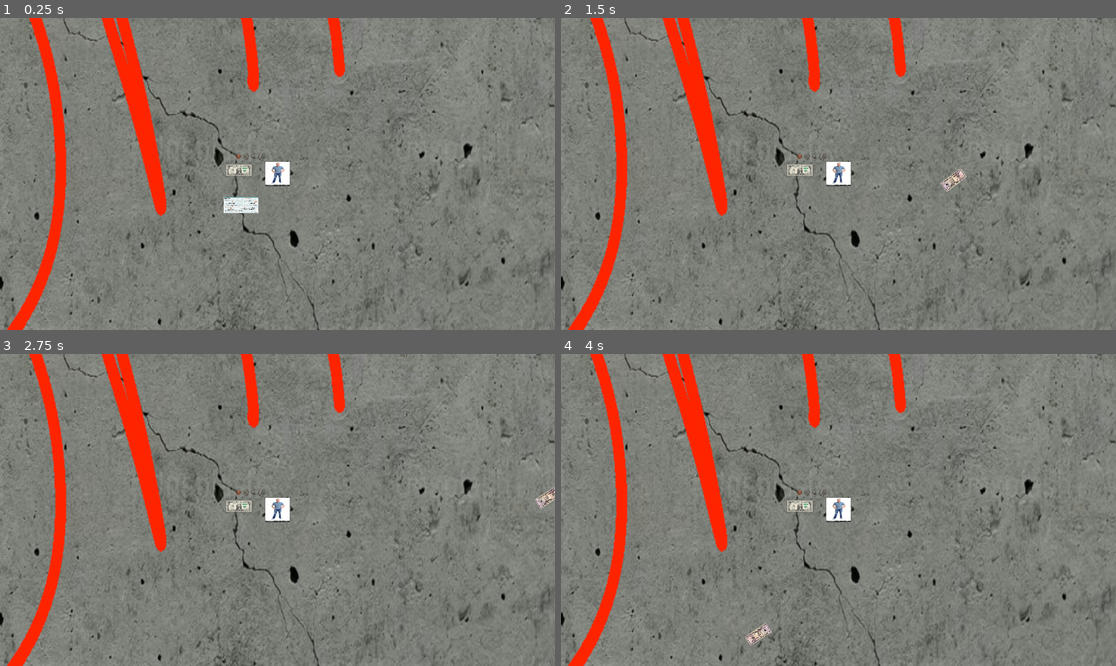
Above: before the commit, frames 1-4 (two rows, left to right).
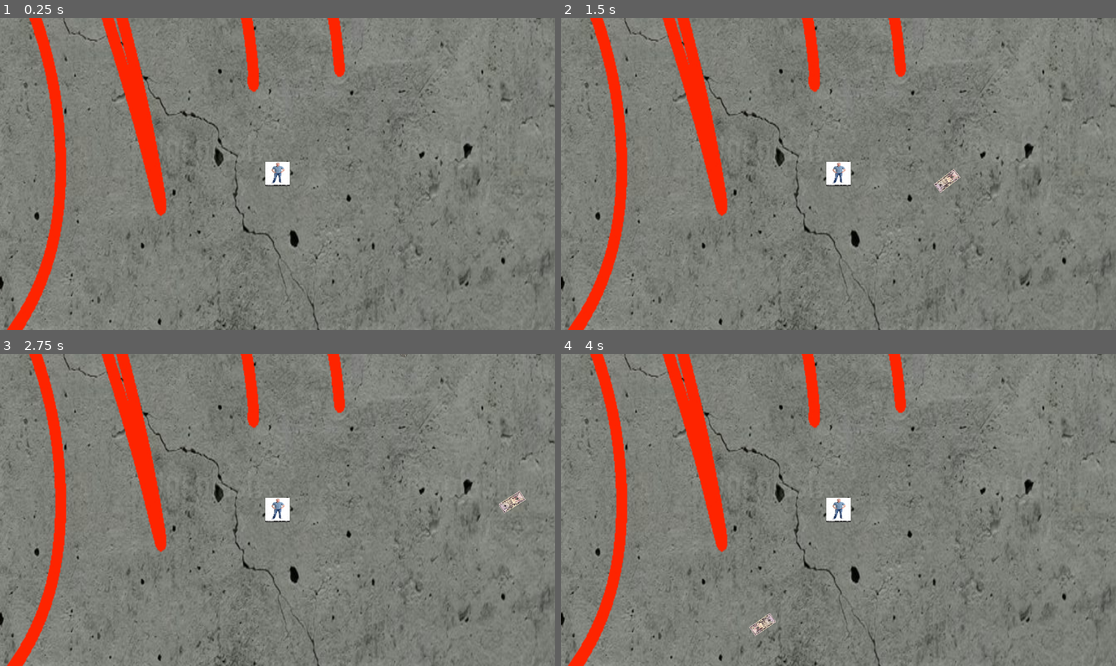
Above: after the commit, the same moments.

Repository: agreene5/Loads-O-Money
Game: Godot game, scene res://gameplay_scene.tscn
The game is run twice, just before and just after one commit, with the same random seed, the same clock (stepped at 60 frames per second) and the same inputs.
Inputs (mouse positions are in pixels of both pictures, inside the frame that each line leads up to):
- Up to frame 1 (0.25 s): no input
- Up to frame 2 (1.5 s): tap Enter at 0.5 s; move the mouse to (960, 158) at 0.52 s; tap E at 0.6, 1.35 s; click (960, 158) at 0.67 s; move the mouse to (727, 189) at 1.27 s; click (727, 189) at 1.42 s
- Up to frame 3 (2.75 s): move the mouse to (333, 441) at 2.02 s; tap E at 2.1 s; click (333, 441) at 2.17 s
- Up to frame 4 (4 s): move the mouse to (810, 572) at 2.77 s; tap E at 2.85, 3.6 s; click (810, 572) at 2.92 s; move the mouse to (1005, 556) at 3.52 s; click (1005, 556) at 3.67 s

The runs differ from the first frame. In frame 1, 0.5% of the frame differs, in the area x 40-48%, y 43-63%; in frame 2, 0.4%; in frame 3, 0.4%; in frame 4, 0.4%.

Commit message:
Finished All Character Shots
Character Shot Programmer Role is Complete!

Diff:
--- a/Global_Variables.gd
+++ b/Global_Variables.gd
@@ -3,8 +3,10 @@
 
 var deceleration = 5.0 # Defines deceleration of bullets over time (if you're using a rigidbody2D you can use the damp value under the Linear tab instead
 
-var money = 10000.0 # Defines the players money value (default value starts at $10)
+var money = 100000.0 # Defines the players money value (default value starts at $10)
 
 var Coin_Variant = 3  # Determines the coin variant the user has | 0: Penny, 1: Nickel, 2: Dime, 3: Quarter
 
-var Dollar_Variant = 3
+var Dollar_Variant = 3 # Determines the dollar variant the user has | 0: Washington, 1: Lincoln, 2: Jackson, 3: Grant
+
+var Check_Variant = 3 # Determines the check variant the user has | 0: $100 Check, 1: $200 Check, 2: $500 Check, 3: $1000 CHeck
--- /dev/null
+++ b/Player_Check_Shot.gd
@@ -0,0 +1,24 @@
+# Defines stats and properties of the check shot
+
+extends RigidBody2D
+
+@export var initial_velocity = 150.0
+var despawn_timer = Timer.new()
+
+func _ready():
+	# Setup the despawn timer
+	add_child(despawn_timer)
+	despawn_timer.wait_time = 5
+	despawn_timer.one_shot = true
+	despawn_timer.timeout.connect(_on_despawn_timer_timeout)
+	despawn_timer.start()
+
+	# Disable gravity
+	gravity_scale = 0
+
+func set_initial_direction(direction: Vector2):
+	# Set the initial velocity based on the direction given
+	linear_velocity = direction * initial_velocity
+
+func _on_despawn_timer_timeout():
+	queue_free()  # Despawns the coin scene
--- a/Player_Shot_Script.gd
+++ b/Player_Shot_Script.gd
@@ -9,24 +9,24 @@
 var CoinShotDime = preload("res://player_dime_coin_shot.tscn")
 var CoinShotQuarter = preload("res://player_quarter_coin_shot.tscn")
 
-var DollarShotWashington = preload("res://player_dollar_shot.tscn")
+var DollarShotWashington = preload("player_washington_dollar_shot.tscn")
 var DollarShotLincoln = preload("res://player_lincoln_dollar_shot.tscn")
 var DollarShotJackson = preload("res://player_jackson_dollar_shot.tscn")
 var DollarShotGrant = preload("res://player_grant_dollar_shot.tscn")
 
-# var CheckShot100 = preload()
-# var CheckShot200 = preload()
-# var CheckShot500 = preload()
-# var CheckShot1000 = preload()
+var CheckShot100 = preload("res://player_100_check_shot.tscn")
+var CheckShot200 = preload("res://player_200_check_shot.tscn")
+var CheckShot500 = preload("res://player_500_check_shot.tscn")
+var CheckShot1000 = preload("res://player_1000_check_shot.tscn")
 
 var Coin_Variant = Global_Variables.Coin_Variant
-var coin_costs = [0.01, 0.05, 0.10, 0.01] # Determines the cost per shot of each coin
+var coin_costs = [0.01, 0.05, 0.10, 0.25] # Determines the cost per shot of each coin
 
 var Dollar_Variant = Global_Variables.Dollar_Variant
-var dollar_costs = [1, 10, 20 ,50]
+var dollar_costs = [1.0, 10.0, 20.0, 50.0]
 
-#var Check_Variant
-#var check_costs
+var Check_Variant = Global_Variables.Check_Variant
+var check_costs = [100.0, 200.0, 500.0, 1000.0]
 
 enum ShotType {COIN, DOLLAR, CHECK}
 var current_shot_type = ShotType.COIN  # Start with coin type as default
@@ -94,10 +94,19 @@
 
 
 		ShotType.CHECK:
-			#
-			#
-			#
-			_handle_check_shot()
+			var check_type
+			var cost = check_costs[Check_Variant]
+			match Coin_Variant:
+				0:
+					check_type = CheckShot100
+				1:
+					check_type = CheckShot200
+				2:
+					check_type = CheckShot500
+				3:
+					check_type = CheckShot1000
+			_handle_check_shot(check_type, cost)
+
 
 func get_fire_rate():
 	match current_shot_type:
@@ -141,9 +150,22 @@
 
 		get_tree().current_scene.add_child(dollar_instance)
 
-func _handle_check_shot():
-	# Check shot code
-	pass
+func _handle_check_shot(check_type, cost):
+	if money >= cost:
+		money -= cost
+		var check_instance = check_type.instantiate()
+		var parent = get_parent()
+
+		var player_sprite = parent.get_node("Player_Sprite") # Shooting in relation to the player sprite location
+		check_instance.global_position = player_sprite.global_position
+
+		var click_position = get_global_mouse_position()
+		var direction = (click_position - player_sprite.global_position).normalized()
+
+		check_instance.rotation = direction.angle()
+		check_instance.set_initial_direction(direction)
+
+		get_tree().current_scene.add_child(check_instance)
 
 func cycle_shot_type():
 	# Cycle through the shot types (Coin, Dollar, Check)
--- a/gameplay_scene.tscn
+++ b/gameplay_scene.tscn
@@ -1,17 +1,8 @@
-[gd_scene load_steps=15 format=3 uid="uid://vm8yx62q6wh5"]
+[gd_scene load_steps=6 format=3 uid="uid://vm8yx62q6wh5"]
 
 [ext_resource type="Texture2D" uid="uid://dj4up8gtgfwbw" path="res://Temp_Assets/Temp_Map_Assets/Temp_Map_Tileset.png" id="1_eajuk"]
 [ext_resource type="Texture2D" uid="uid://h7eog28ofuyg" path="res://Temp_Assets/Temp_Map_Assets/Temp_Map_Tileset_Ground.jpg" id="1_iiysw"]
 [ext_resource type="PackedScene" uid="uid://by1ubyds8mqk3" path="res://player.tscn" id="3_lkgqa"]
-[ext_resource type="PackedScene" uid="uid://ct684ok6i8ill" path="res://player_nickel_coin_shot.tscn" id="7_r8t6c"]
-[ext_resource type="PackedScene" uid="uid://gugithma0iqw" path="res://player_penny_coin_shot.tscn" id="8_6ybx3"]
-[ext_resource type="PackedScene" path="res://player_dime_coin_shot.tscn" id="8_cbpif"]
-[ext_resource type="PackedScene" uid="uid://cpju1pigh4exx" path="res://player_dollar_shot.tscn" id="9_la0fr"]
-[ext_resource type="PackedScene" uid="uid://c0n57iajvvms4" path="res://player_quarter_coin_shot.tscn" id="9_xbamm"]
-[ext_resource type="PackedScene" uid="uid://cpvjf3txvtbpg" path="res://player_lincoln_dollar_shot.tscn" id="10_1hsph"]
-[ext_resource type="PackedScene" uid="uid://na1amkbfo47n" path="res://player_check_shot.tscn" id="10_5nx84"]
-[ext_resource type="PackedScene" uid="uid://bgmgvk64bwrhs" path="res://player_jackson_dollar_shot.tscn" id="11_yjfnb"]
-[ext_resource type="PackedScene" uid="uid://csowyuhg1tqi" path="res://player_grant_dollar_shot.tscn" id="12_saat5"]
 
 [sub_resource type="TileSetAtlasSource" id="TileSetAtlasSource_pvulg"]
 texture = ExtResource("1_eajuk")
@@ -485,27 +476,3 @@
 
 [node name="Player" parent="." instance=ExtResource("3_lkgqa")]
 position = Vector2(666, 321)
-
-[node name="Player_Penny_Coin_Shot" parent="." instance=ExtResource("8_6ybx3")]
-position = Vector2(585, 285)
-
-[node name="Player_Dollar_Shot" parent="." instance=ExtResource("9_la0fr")]
-position = Vector2(586, 313)
-
-[node name="Player_Check_Shot" parent="." instance=ExtResource("10_5nx84")]
-position = Vector2(590, 357)
-
-[node name="Player_Nickel_Coin_Shot" parent="." instance=ExtResource("7_r8t6c")]
-position = Vector2(600.68, 285)
-
-[node name="Player_Dime_Coin_Shot" parent="." instance=ExtResource("8_cbpif")]
-position = Vector2(616, 286)
-
-[node name="Player_Quarter_Coin_Shot" parent="." instance=ExtResource("9_xbamm")]
-position = Vector2(633.395, 286)
-
-[node name="Player_Lincoln_Dollar_Shot" parent="." instance=ExtResource("10_1hsph")]
-
-[node name="Player_Jackson_Dollar_Shot" parent="." instance=ExtResource("11_yjfnb")]
-
-[node name="Player_Grant_Dollar_Shot" parent="." instance=ExtResource("12_saat5")]
--- /dev/null
+++ b/player_1000_check_shot.tscn
@@ -0,0 +1,20 @@
+[gd_scene load_steps=4 format=3 uid="uid://cfkg8f4woeshj"]
+
+[ext_resource type="Script" path="res://Player_Check_Shot.gd" id="1_6ktl8"]
+[ext_resource type="Texture2D" uid="uid://doi0jq4r1xh8o" path="res://Temp_Assets/Temp_Character_Assets/Temp_1000Check_Projectile.png" id="1_ynsx4"]
+
+[sub_resource type="RectangleShape2D" id="RectangleShape2D_0x6im"]
+
+[node name="Player_1000_Check_Shot" type="RigidBody2D"]
+collision_layer = 2
+collision_mask = 2
+mass = 30.0
+script = ExtResource("1_6ktl8")
+
+[node name="Player_1000_Check_Shot_Sprite" type="Sprite2D" parent="."]
+scale = Vector2(0.24, 0.36)
+texture = ExtResource("1_ynsx4")
+
+[node name="CollisionShape2D" type="CollisionShape2D" parent="."]
+scale = Vector2(8.72, 5.96)
+shape = SubResource("RectangleShape2D_0x6im")
--- /dev/null
+++ b/player_100_check_shot.tscn
@@ -0,0 +1,20 @@
+[gd_scene load_steps=4 format=3 uid="uid://na1amkbfo47n"]
+
+[ext_resource type="Script" path="res://Player_Check_Shot.gd" id="1_0aam1"]
+[ext_resource type="Texture2D" uid="uid://16frs63ik45w" path="res://Temp_Assets/Temp_Character_Assets/Temp_100Check_Projectile.png" id="1_duu2f"]
+
+[sub_resource type="RectangleShape2D" id="RectangleShape2D_dga3a"]
+
+[node name="Player_100_Check_Shot" type="RigidBody2D"]
+collision_layer = 2
+collision_mask = 2
+mass = 6.0
+script = ExtResource("1_0aam1")
+
+[node name="Player_100_Check_Shot_Sprite" type="Sprite2D" parent="."]
+scale = Vector2(0.08, 0.12)
+texture = ExtResource("1_duu2f")
+
+[node name="CollisionShape2D" type="CollisionShape2D" parent="."]
+scale = Vector2(2.88, 2)
+shape = SubResource("RectangleShape2D_dga3a")
--- /dev/null
+++ b/player_200_check_shot.tscn
@@ -0,0 +1,20 @@
+[gd_scene load_steps=4 format=3 uid="uid://da7bawe0c0gb"]
+
+[ext_resource type="Texture2D" uid="uid://6occ53nqk10j" path="res://Temp_Assets/Temp_Character_Assets/Temp_200Check_Projectile.png" id="1_060va"]
+[ext_resource type="Script" path="res://Player_Check_Shot.gd" id="1_jawaa"]
+
+[sub_resource type="RectangleShape2D" id="RectangleShape2D_0mfun"]
+
+[node name="Player_200_Check_Shot" type="RigidBody2D"]
+collision_layer = 2
+collision_mask = 2
+mass = 10.0
+script = ExtResource("1_jawaa")
+
+[node name="Player_200_Check_Shot_Sprite" type="Sprite2D" parent="."]
+scale = Vector2(0.12, 0.18)
+texture = ExtResource("1_060va")
+
+[node name="CollisionShape2D" type="CollisionShape2D" parent="."]
+scale = Vector2(4.4, 2.96)
+shape = SubResource("RectangleShape2D_0mfun")
--- /dev/null
+++ b/player_500_check_shot.tscn
@@ -0,0 +1,20 @@
+[gd_scene load_steps=4 format=3 uid="uid://qxpgsq6pds5y"]
+
+[ext_resource type="Texture2D" uid="uid://bcrfrgcnn77bw" path="res://Temp_Assets/Temp_Character_Assets/Temp_500Check_Projectile.png" id="1_2aoyd"]
+[ext_resource type="Script" path="res://Player_Check_Shot.gd" id="1_nblfr"]
+
+[sub_resource type="RectangleShape2D" id="RectangleShape2D_824l6"]
+
+[node name="Player_500_Check_Shot" type="RigidBody2D"]
+collision_layer = 2
+collision_mask = 2
+mass = 16.0
+script = ExtResource("1_nblfr")
+
+[node name="Player_500_Check_Shot_Sprite" type="Sprite2D" parent="."]
+scale = Vector2(0.16, 0.24)
+texture = ExtResource("1_2aoyd")
+
+[node name="CollisionShape2D" type="CollisionShape2D" parent="."]
+scale = Vector2(5.88, 4)
+shape = SubResource("RectangleShape2D_824l6")
--- a/player_check_shot.tscn
+++ /dev/null
@@ -1,9 +0,0 @@
-[gd_scene load_steps=2 format=3 uid="uid://na1amkbfo47n"]
-
-[ext_resource type="Texture2D" uid="uid://16frs63ik45w" path="res://Temp_Assets/Temp_Character_Assets/Temp_100Check_Projectile.png" id="1_duu2f"]
-
-[node name="Player_Check_Shot" type="RigidBody2D"]
-
-[node name="Player_Check_Shot_Sprite" type="Sprite2D" parent="."]
-scale = Vector2(0.1, 0.1)
-texture = ExtResource("1_duu2f")
--- a/player_dime_coin_shot.tscn
+++ b/player_dime_coin_shot.tscn
@@ -10,6 +10,8 @@
 radius = 55.5556
 
 [node name="Player_Dime_Coin_Shot" type="RigidBody2D"]
+collision_layer = 2
+collision_mask = 3
 mass = 0.1
 physics_material_override = SubResource("PhysicsMaterial_ttk0f")
 linear_damp = 0.08
--- a/player_dollar_shot.gd
+++ b/player_dollar_shot.gd
@@ -16,7 +16,7 @@
 	despawn_timer.timeout.connect(_on_despawn_timer_timeout)
 	despawn_timer.start()
 
-	# Disable gravity
+	# Disable gravityW
 	gravity_scale = 0
 
 func set_initial_direction(initial_direction: Vector2):
--- a/player_dollar_shot.tscn
+++ /dev/null
@@ -1,18 +0,0 @@
-[gd_scene load_steps=4 format=3 uid="uid://cpju1pigh4exx"]
-
-[ext_resource type="Script" path="res://player_dollar_shot.gd" id="1_i31kr"]
-[ext_resource type="Texture2D" uid="uid://cdfwkrwvfdu15" path="res://Temp_Assets/Temp_Character_Assets/Temp_Dollar_Projectile.png" id="1_l8aa8"]
-
-[sub_resource type="RectangleShape2D" id="RectangleShape2D_0cnso"]
-size = Vector2(52, 22)
-
-[node name="Player_Dollar_Shot" type="RigidBody2D"]
-linear_damp = 0.08
-script = ExtResource("1_i31kr")
-
-[node name="Player_Dollar_Shot_Sprite" type="Sprite2D" parent="."]
-scale = Vector2(0.08, 0.08)
-texture = ExtResource("1_l8aa8")
-
-[node name="CollisionShape2D" type="CollisionShape2D" parent="."]
-shape = SubResource("RectangleShape2D_0cnso")
--- a/player_grant_dollar_shot.tscn
+++ b/player_grant_dollar_shot.tscn
@@ -7,6 +7,9 @@
 size = Vector2(52, 22)
 
 [node name="Player_Grant_Dollar_Shot" type="RigidBody2D"]
+collision_layer = 2
+collision_mask = 3
+linear_damp = 0.15
 script = ExtResource("1_futbe")
 
 [node name="Sprite2D" type="Sprite2D" parent="."]
--- a/player_jackson_dollar_shot.tscn
+++ b/player_jackson_dollar_shot.tscn
@@ -7,6 +7,9 @@
 size = Vector2(52, 22)
 
 [node name="Player_Jackson_Dollar_Shot" type="RigidBody2D"]
+collision_layer = 2
+collision_mask = 3
+linear_damp = 0.15
 script = ExtResource("1_du7jk")
 
 [node name="Sprite2D" type="Sprite2D" parent="."]
--- a/player_lincoln_dollar_shot.tscn
+++ b/player_lincoln_dollar_shot.tscn
@@ -7,6 +7,9 @@
 size = Vector2(52, 22)
 
 [node name="Player_Lincoln_Dollar_Shot" type="RigidBody2D"]
+collision_layer = 2
+collision_mask = 3
+linear_damp = 0.15
 script = ExtResource("1_rrsk0")
 
 [node name="Sprite2D" type="Sprite2D" parent="."]
--- a/player_nickel_coin_shot.tscn
+++ b/player_nickel_coin_shot.tscn
@@ -10,6 +10,8 @@
 radius = 63.5059
 
 [node name="Player_Nickel_Coin_Shot" type="RigidBody2D"]
+collision_layer = 2
+collision_mask = 3
 mass = 0.2
 physics_material_override = SubResource("PhysicsMaterial_y7f1y")
 linear_damp = 0.08
--- a/player_penny_coin_shot.tscn
+++ b/player_penny_coin_shot.tscn
@@ -10,6 +10,8 @@
 radius = 5.0
 
 [node name="Player_Penny_Coin_Shot" type="RigidBody2D"]
+collision_layer = 2
+collision_mask = 3
 mass = 0.15
 physics_material_override = SubResource("PhysicsMaterial_fs2dq")
 linear_damp = 0.08
--- a/player_quarter_coin_shot.tscn
+++ b/player_quarter_coin_shot.tscn
@@ -11,6 +11,8 @@
 radius = 66.6667
 
 [node name="Player_Quarter_Coin_Shot" type="RigidBody2D"]
+collision_layer = 2
+collision_mask = 3
 physics_material_override = SubResource("PhysicsMaterial_63h50")
 linear_damp = 0.08
 script = ExtResource("1_1fsop")
--- /dev/null
+++ b/player_washington_dollar_shot.tscn
@@ -0,0 +1,20 @@
+[gd_scene load_steps=4 format=3 uid="uid://cpju1pigh4exx"]
+
+[ext_resource type="Script" path="res://player_dollar_shot.gd" id="1_fffuv"]
+[ext_resource type="Texture2D" uid="uid://cdfwkrwvfdu15" path="res://Temp_Assets/Temp_Character_Assets/Temp_Dollar_Projectile.png" id="2_e34gv"]
+
+[sub_resource type="RectangleShape2D" id="RectangleShape2D_0cnso"]
+size = Vector2(52, 22)
+
+[node name="Player__Washington_Dollar_Shot" type="RigidBody2D"]
+collision_layer = 2
+collision_mask = 3
+linear_damp = 0.15
+script = ExtResource("1_fffuv")
+
+[node name="Player_Washington_Dollar_Shot_Sprite" type="Sprite2D" parent="."]
+scale = Vector2(0.08, 0.08)
+texture = ExtResource("2_e34gv")
+
+[node name="CollisionShape2D" type="CollisionShape2D" parent="."]
+shape = SubResource("RectangleShape2D_0cnso")
Binary file changed: Temp_Assets/Temp_Character_Assets/Temp_1000Check_Projectile.png
Binary file changed: Temp_Assets/Temp_Character_Assets/Temp_100Check_Projectile.png
Binary file changed: Temp_Assets/Temp_Character_Assets/Temp_500Check_Projectile.png
Not shown: 1 places in player_penny_coin_shot.tscn that only renumber resources
